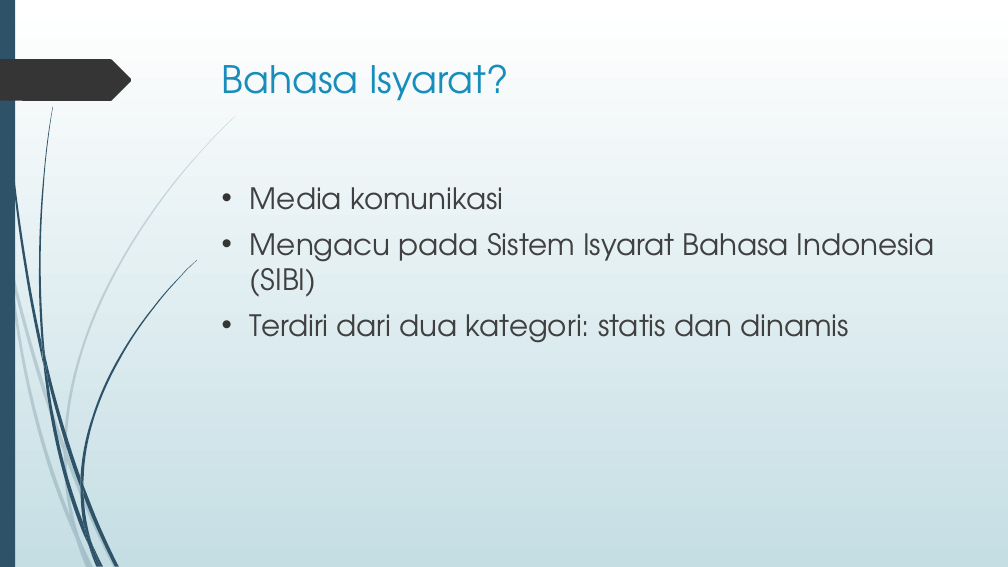
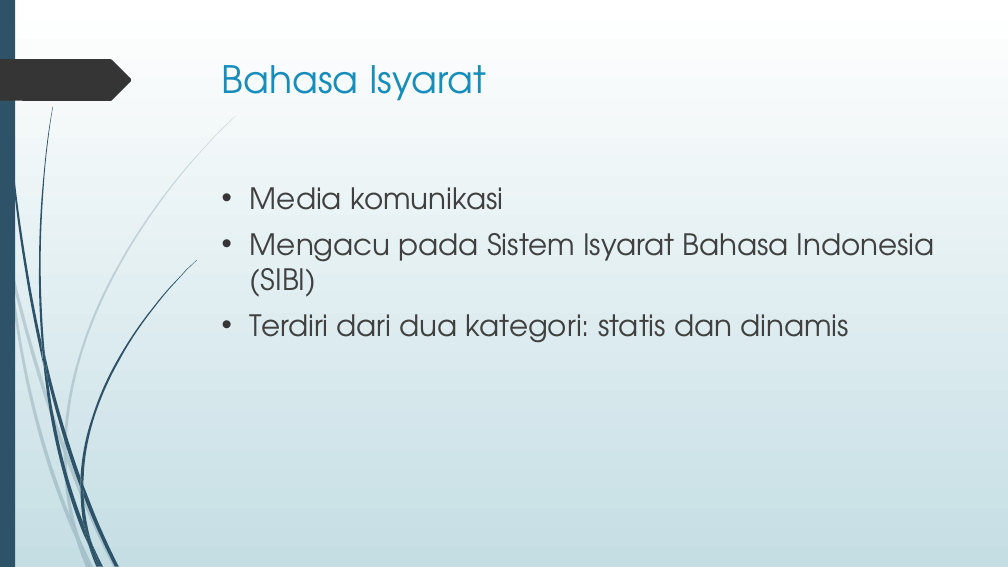
Before and after one commit to yahya1311/TAkisgan, a slide deck: slide 2 of Laporan/Presentasi Sidang.pptx. Drawn at 1008x567 pixels with LibreOffice and Linux fonts; fonts in the diff are those of the drawing. Boxes give left, top, right and bottom in pixels: in the first picture for what was removed or moved away, otherwise in the second. Text is boxed around its words. In the diff, an @@ line names an element or a change of style, - is before the commit and + after.

```diff
--- a/Laporan/Presentasi Sidang.pptx
+++ b/Laporan/Presentasi Sidang.pptx
@@ title at <box>222,65,486,101</box>: text changed @@
-Bahasa Isyarat?
+Bahasa Isyarat
```
Also in this commit, not shown: 7 other slides changed, 10 slides added, 1 slide removed, 9 other files.
